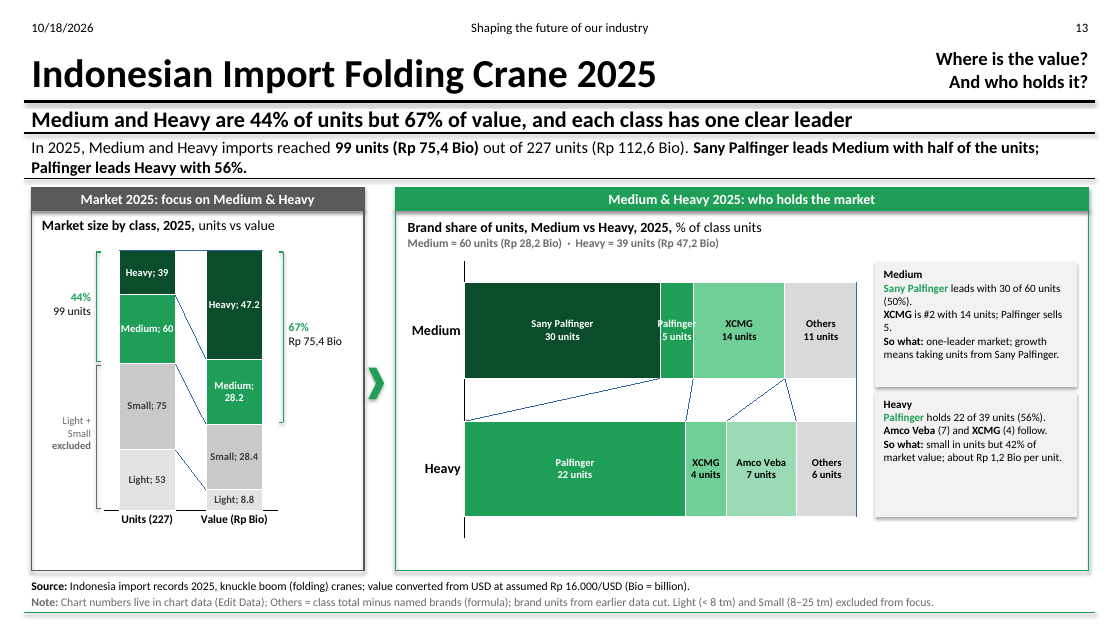
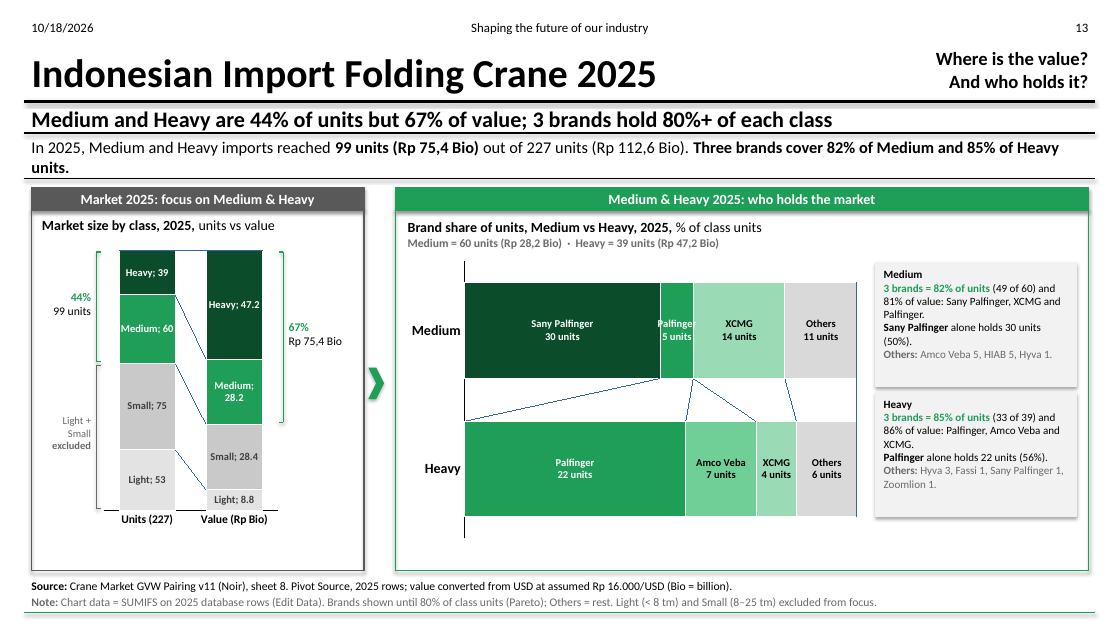
Before and after one commit to Godson7777/6month, a slide deck: slide 1 of nedp_deck/Slide_2025_Medium_Heavy_Funnel.pptx. Drawn at 1120x630 pixels with LibreOffice and Linux fonts; fonts in the diff are those of the drawing. Boxes give left, top, right and bottom in pixels: in the first picture for what was removed or moved away, otherwise in the second. Text is boxed around its words. In the diff, an @@ line names an element or a change of style, - is before the commit and + after.

```diff
--- a/nedp_deck/Slide_2025_Medium_Heavy_Funnel.pptx
+++ b/nedp_deck/Slide_2025_Medium_Heavy_Funnel.pptx
@@ text at (31,111,832,134): text changed @@
-Medium and Heavy are 44% of units but 67% of value, and each class has one clear leader
+Medium and Heavy are 44% of units but 67% of value; 3 brands hold 80%+ of each class
@@ text at (31,141,1059,173): text changed @@
-In 2025, Medium and Heavy imports reached 99 units (Rp 75,4 Bio) out of 227 units (Rp 112,6 Bio). Sany Palfinger leads Medium with half of the units; Palfinger leads Heavy with 56%.
+In 2025, Medium and Heavy imports reached 99 units (Rp 75,4 Bio) out of 227 units (Rp 112,6 Bio). Three brands cover 82% of Medium and 85% of Heavy units.
@@ bar stacked 100% chart at (402,255,866,544) @@
-XCMG: 14, 4
+Amco Veba: 0, 7
@@ data labels of Amco Veba changed @@
-Amco Veba: 0, 7
+XCMG: 14, 4
@@ data labels of XCMG changed @@
@@ text at (884,284,1061,360): text changed @@
-Sany Palfinger leads with 30 of 60 units (50%).
-XCMG is #2 with 14 units; Palfinger sells 5.
-So what: one-leader market; growth means taking units from Sany Palfinger.
+3 brands = 82% of units (49 of 60) and 81% of value: Sany Palfinger, XCMG and Palfinger.
+Sany Palfinger alone holds 30 units (50%).
+Others: Amco Veba 5, HIAB 5, Hyva 1.
@@ text at (884,413,1064,488): text changed @@
-Palfinger holds 22 of 39 units (56%).
-Amco Veba (7) and XCMG (4) follow.
-So what: small in units but 42% of market value; about Rp 1,2 Bio per unit.
+3 brands = 85% of units (33 of 39) and 86% of value: Palfinger, Amco Veba and XCMG.
+Palfinger alone holds 22 units (56%).
+Others: Hyva 3, Fassi 1, Sany Palfinger 1, Zoomlion 1.
@@ text at (31,581,732,592): text changed @@
-Source: Indonesia import records 2025, knuckle boom (folding) cranes; value converted from USD at assumed Rp 16.000/USD (Bio = billion).
+Source: Crane Market GVW Pairing v11 (Noir), sheet 8. Pivot Source, 2025 rows; value converted from USD at assumed Rp 16.000/USD (Bio = billion).
@@ text at (31,597,877,608): text changed @@
-Note: Chart numbers live in chart data (Edit Data); Others = class total minus named brands (formula); brand units from earlier data cut. Light (< 8 tm) and Small (8–25 tm) excluded from focus.
+Note: Chart data = SUMIFS on 2025 database rows (Edit Data). Brands shown until 80% of class units (Pareto); Others = rest. Light (< 8 tm) and Small (8–25 tm) excluded from focus.
```
Also in this commit, not shown: 2 other files.
